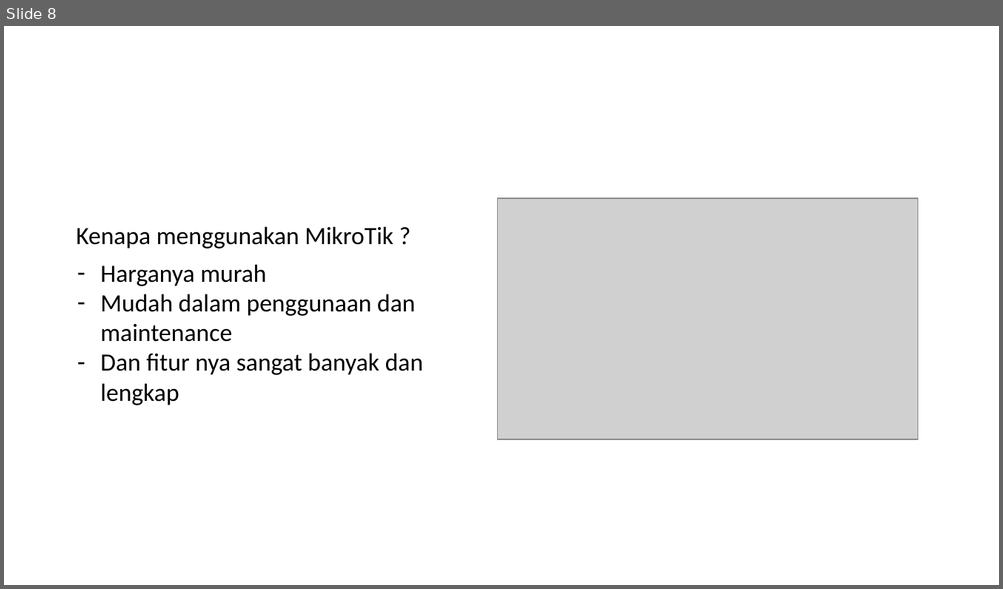
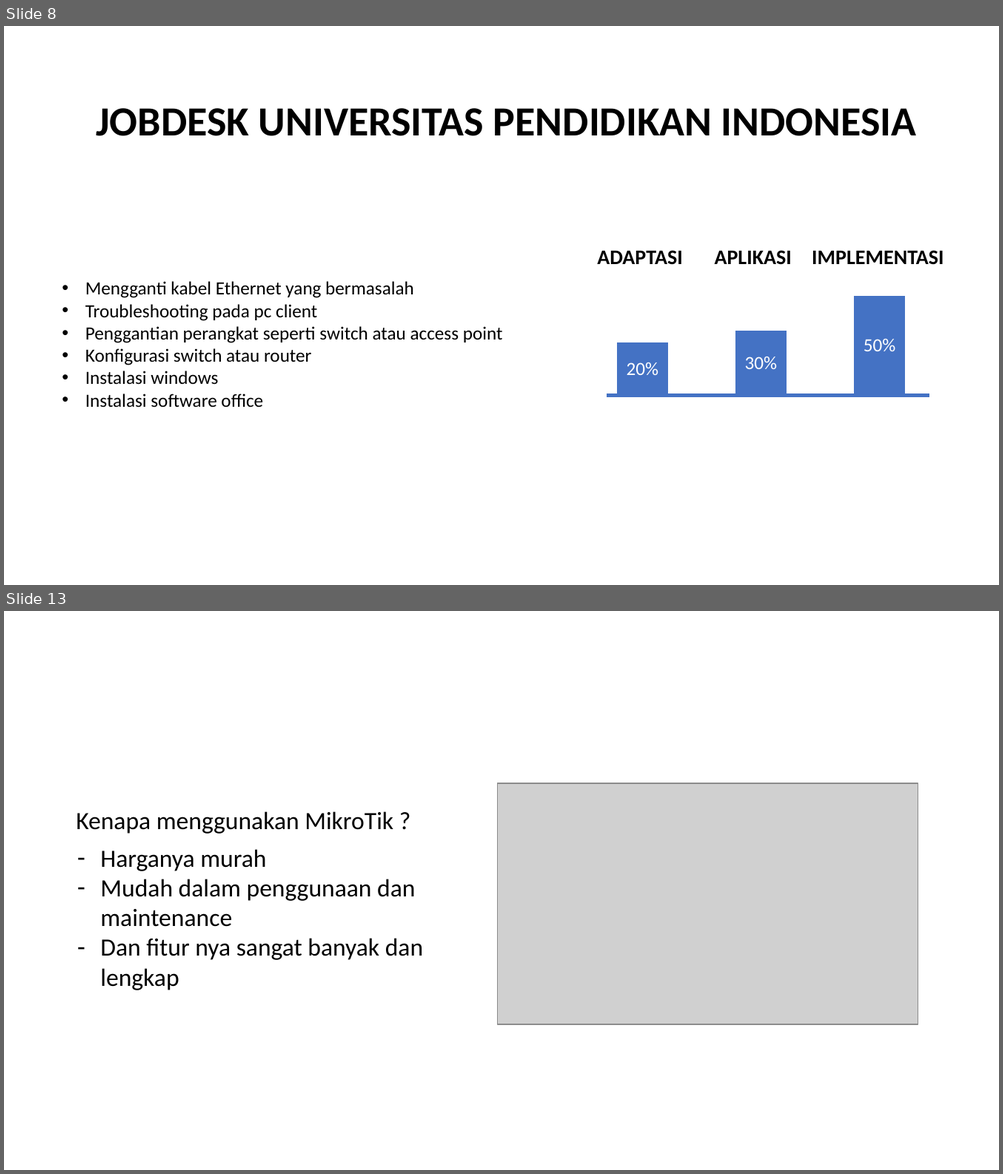
Before and after one commit to wisnushaputra/private-repo, a slide deck: Wisnu.pptx. Shown one above the other, each under a label of ours: slide 8 before the commit, slides 8 and 13 after it; the slides between them are not shown. The pictures are 1003x589 and 1003x1174 pixels, drawn with LibreOffice and Linux fonts; fonts in the diff are those of the drawing; grey boxes stand for pictures. Boxes give left, top, right and bottom in pixels: in the first picture for what was removed or moved away, otherwise in the second. Text is boxed around its words. In the diff, an @@ line names an element or a change of style, - is before the commit and + after.

```diff
--- a/Wisnu.pptx
+++ b/Wisnu.pptx
@@ slide 8 added at bbox=[4, 26, 999, 585], background #FFFFFF @@
@@ text added at bbox=[96, 108, 916, 136], 40 pt, text #000000, bold @@
+JOBDESK UNIVERSITAS PENDIDIKAN INDONESIA
@@ text added at bbox=[597, 250, 682, 265], 20 pt, text #000000, bold @@
+ADAPTASI
@@ text added at bbox=[714, 250, 791, 265], 20 pt, text #000000, bold @@
+APLIKASI
@@ text added at bbox=[811, 250, 943, 264], 20 pt, text #000000, bold @@
+IMPLEMENTASI
@@ text added at bbox=[85, 281, 503, 408], 18 pt, text #000000 @@
+• Mengganti kabel Ethernet yang bermasalah
+• Troubleshooting pada pc client
+• Penggantian perangkat seperti switch atau access point
+• Konfigurasi switch atau router
+• Instalasi windows
+• Instalasi software office
@@ rectangle added at bbox=[854, 296, 905, 393], fill #4472C4, 18 pt, text #FFFFFF @@
+50%
@@ rectangle added at bbox=[735, 331, 787, 394], fill #4472C4, 18 pt, text #FFFFFF @@
+30%
@@ rectangle added at bbox=[617, 343, 668, 394], fill #4472C4, 18 pt, text #FFFFFF @@
+20%
@@ rectangle added at bbox=[607, 394, 929, 397], fill #4472C4 @@
@@ what was slide 8 is now slide 13 @@
```
Also in this commit, not shown: 5 slides changed, 8 other slides added, 2 slides removed, 1 other file.
